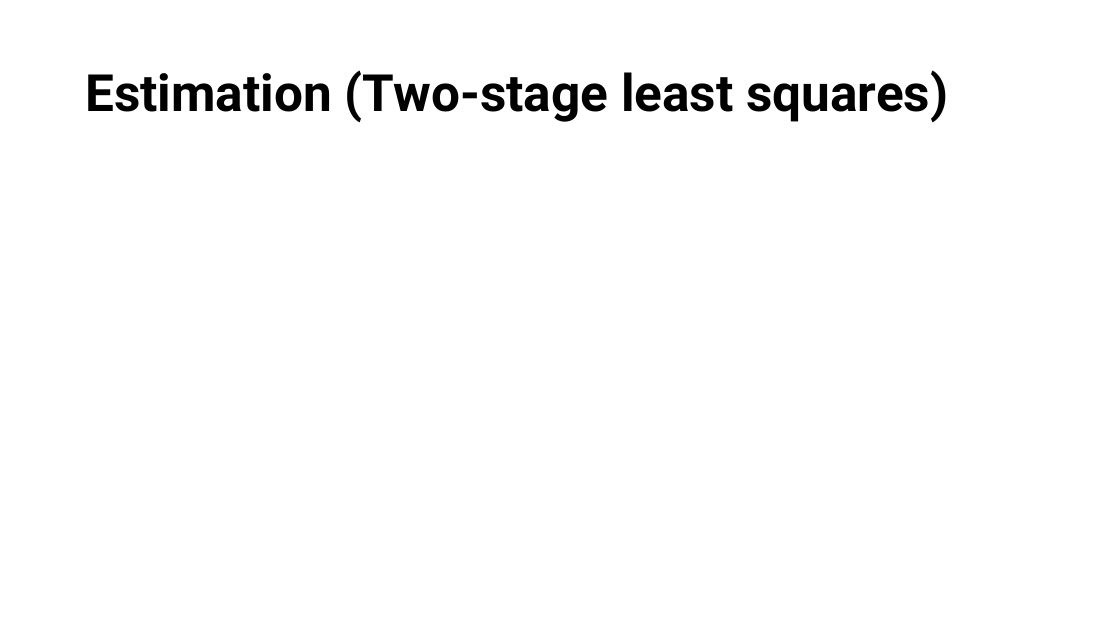
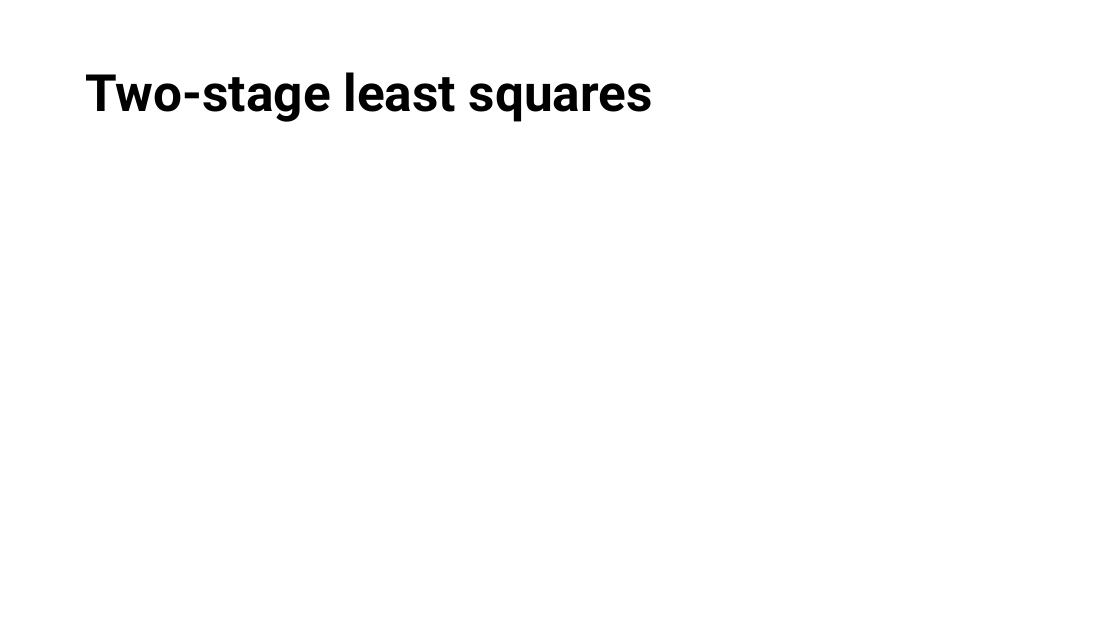
Before and after one commit to causal3900/causal3900.github.io, a slide deck: slide 6 of assets/discussions/discussion9-slides.pptx. Drawn at 1120x630 pixels with LibreOffice and Linux fonts; fonts in the diff are those of the drawing; grey boxes stand for pictures. Boxes give left, top, right and bottom in pixels: in the first picture for what was removed or moved away, otherwise in the second. Text is boxed around its words. In the diff, an @@ line names an element or a change of style, - is before the commit and + after.

```diff
--- a/assets/discussions/discussion9-slides.pptx
+++ b/assets/discussions/discussion9-slides.pptx
@@ title at box(85, 72, 653, 122): text changed @@
-Estimation (Two-stage least squares)
+Two-stage least squares
```
Also in this commit, not shown: 2 other slides changed, 2 slides added, 2 slides removed, 44 other files.
